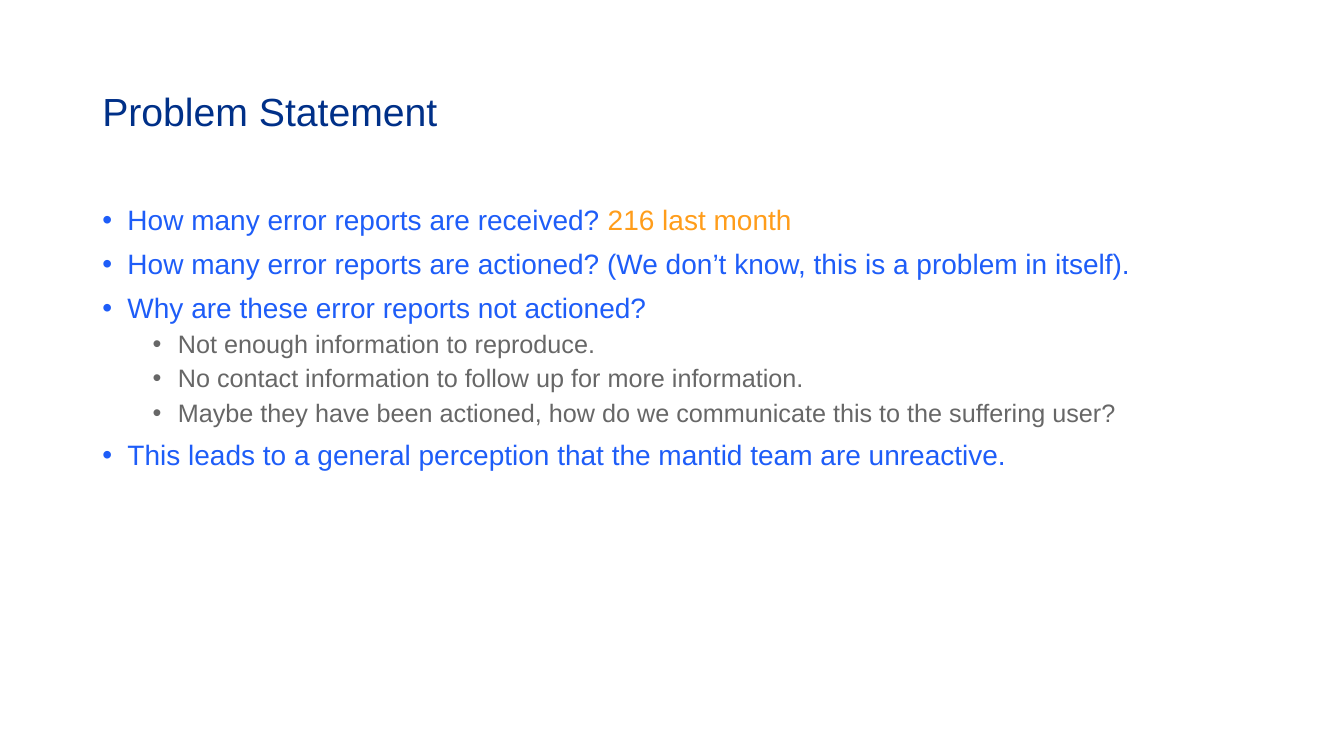
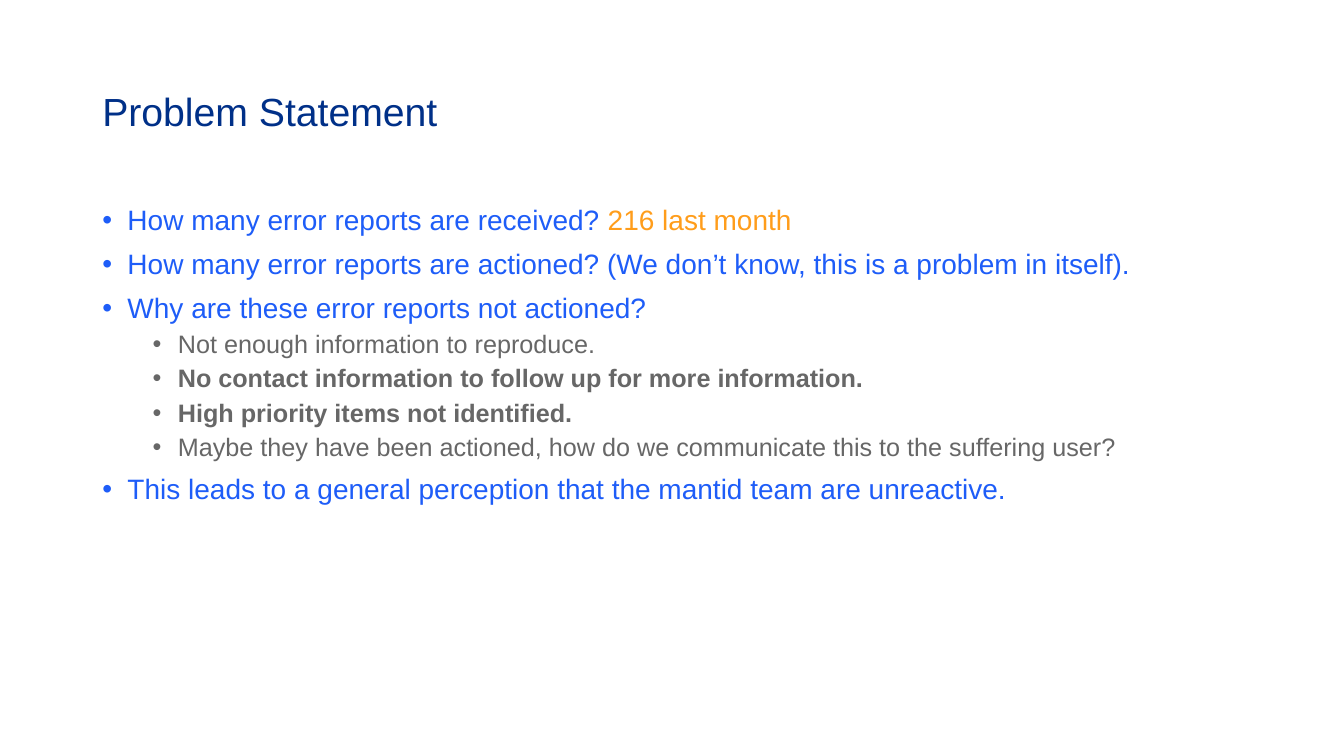
Before and after one commit to mantidproject/workshops, a slide deck: slide 2 of developer/2023-10/presentations/Lewis_The Case for Logging Into Mantid - template.pptx. Drawn at 1344x756 pixels with LibreOffice and Linux fonts; fonts in the diff are those of the drawing; background and template pictures are left out. Boxes give left, top, right and bottom in pixels: in the first picture for what was removed or moved away, otherwise in the second. Text is boxed around its words. In the diff, an @@ line names an element or a change of style, - is before the commit and + after.

```diff
--- a/developer/2023-10/presentations/Lewis_The Case for Logging Into Mantid - template.pptx
+++ b/developer/2023-10/presentations/Lewis_The Case for Logging Into Mantid - template.pptx
@@ text at (178, 369, 863, 392): bold on in "No contact information to follow up for ..." @@
@@ text at (178, 404, 572, 427): paragraph added @@
+  • High priority items not identified.
```
Also in this commit, not shown: 1 other slide changed.
